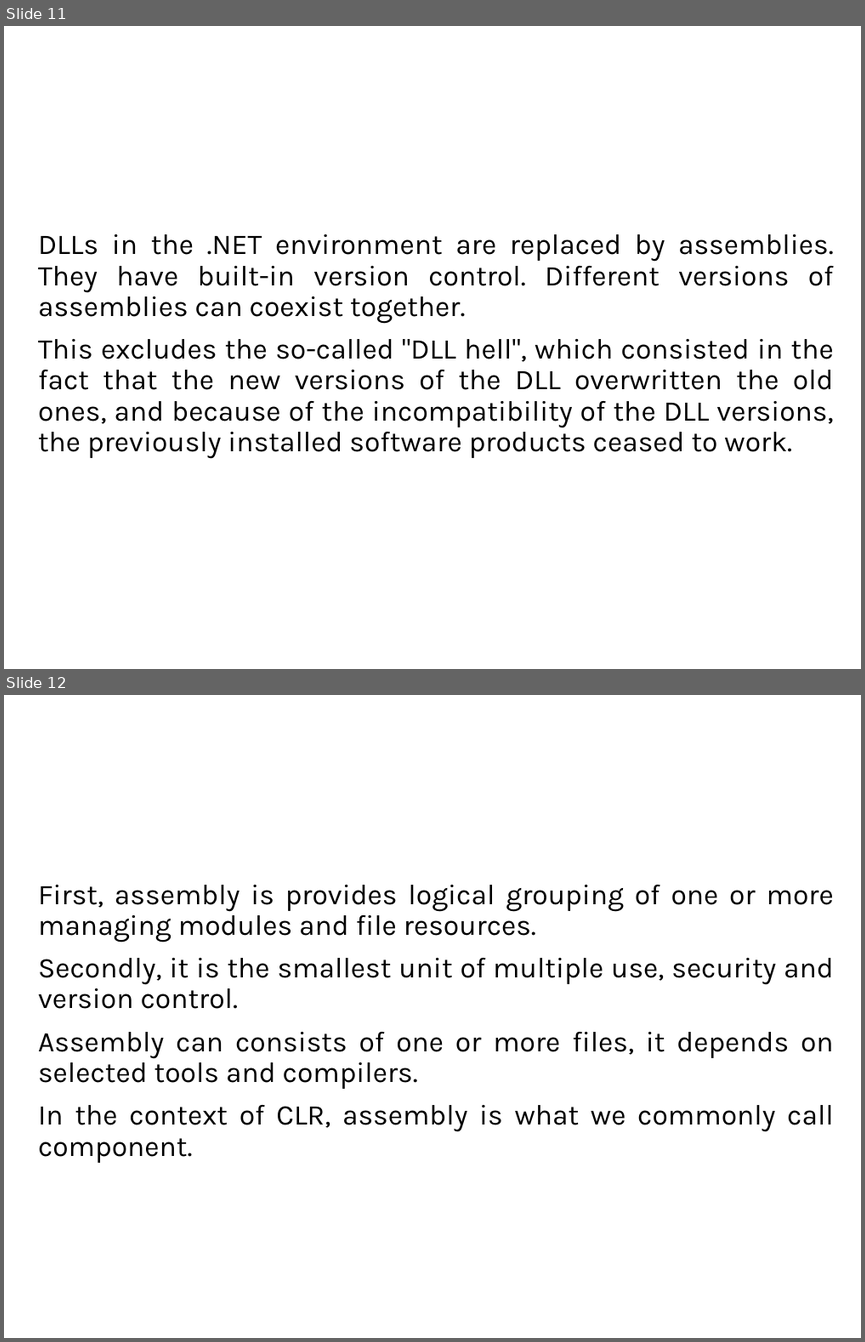
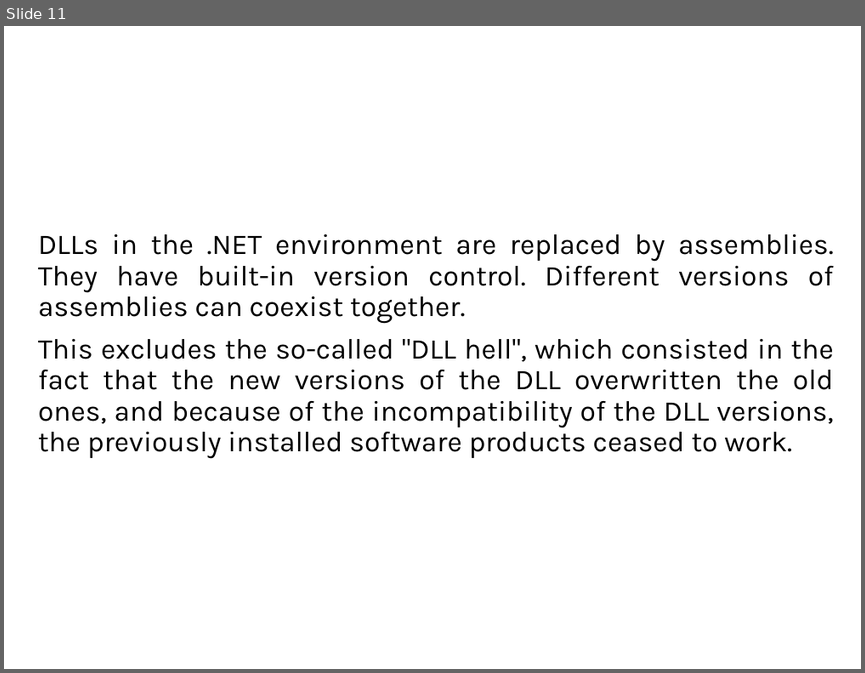
Before and after one commit to tarasiscom/Lv-273, a slide deck: Education/Execution model.pptx. Shown one above the other, each under a label of ours: slides 11 and 12 before the commit, slide 11 after it. The pictures are 865x1342 and 865x673 pixels, drawn with LibreOffice and Linux fonts; fonts in the diff are those of the drawing; background and template pictures are left out. Boxes give left, top, right and bottom in pixels: in the first picture for what was removed or moved away, otherwise in the second. Text is boxed around its words. In the diff, an @@ line names an element or a change of style, - is before the commit and + after.

```diff
--- a/Education/Execution model.pptx
+++ b/Education/Execution model.pptx
@@ slide 12 removed at bbox=[4, 695, 861, 1338], background #FFFFFF @@
@@ text removed at bbox=[38, 885, 834, 1163] @@
-First, assembly is provides logical grouping of one or more managing modules and file resources.
-Secondly, it is the smallest unit of multiple use, security and version control.
-Assembly can consists of one or more files, it depends on selected tools and compilers.
-In the context of CLR, assembly is what we commonly call component.
```
Also in this commit, not shown: 1 slide changed, 3 slides added, 2 other slides removed.
